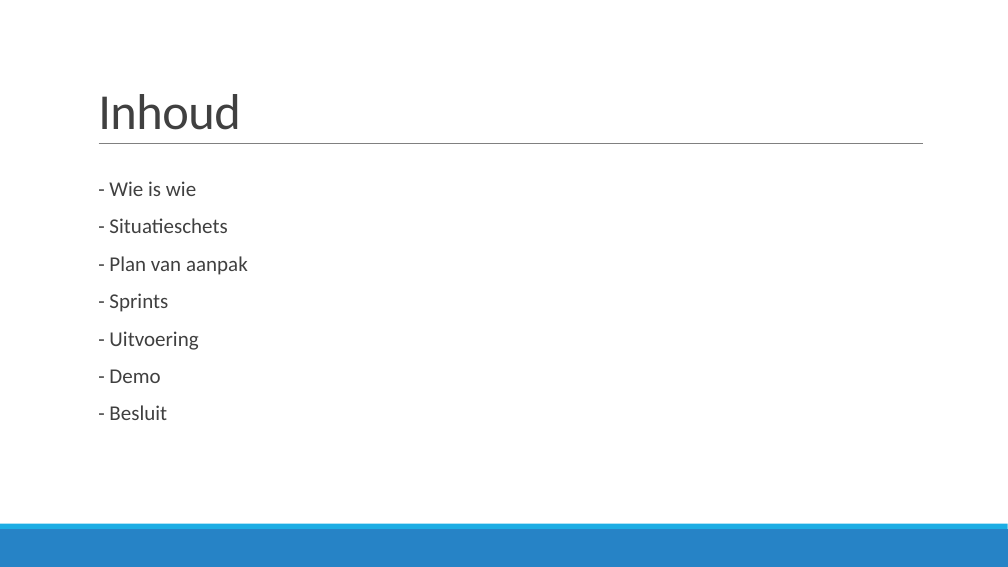
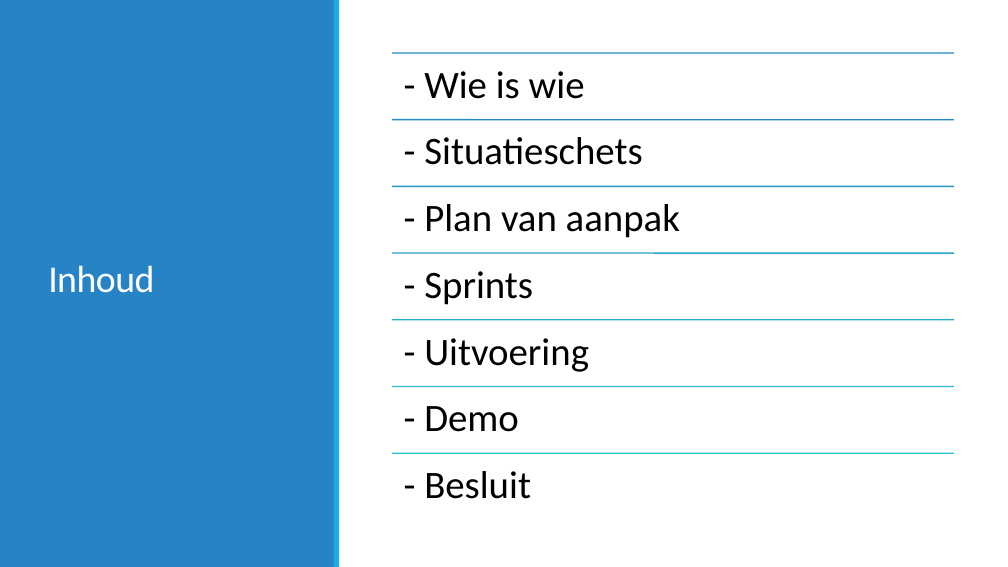
Before and after one commit to JouriTas/Projectwerk-IT-project, a slide deck: slide 2 of Scrum Artifacts/Sprint5/IT-Projectwerk 2022.pptx. Drawn at 1008x567 pixels with LibreOffice and Linux fonts; fonts in the diff are those of the drawing. Boxes give left, top, right and bottom in pixels: in the first picture for what was removed or moved away, otherwise in the second. Text is boxed around its words. In the diff, an @@ line names an element or a change of style, - is before the commit and + after.

```diff
--- a/Scrum Artifacts/Sprint5/IT-Projectwerk 2022.pptx
+++ b/Scrum Artifacts/Sprint5/IT-Projectwerk 2022.pptx
@@ rectangle added at [0, 0, 335, 567], fill #2683C6 @@
@@ rectangle added at [1, 0, 1008, 567], fill #FFFFFF @@
@@ rectangle added at [334, 0, 340, 567], fill #1CADE4 @@
@@ title "Inhoud": place and size @@
-title "Inhoud" at [98, 94, 240, 130]
+title "Inhoud" at [48, 265, 154, 293]
@@ title "Inhoud" at [48, 265, 154, 293]: size 48 to 36 pt, text colour #404040 to #FFFFFF; vertical alignment bottom to middle @@
@@ line removed from (99, 144) to (923, 144) @@
@@ text removed at [109, 181, 248, 420] @@
-  - Wie is wie
-  - Situatieschets
-  - Plan van aanpak
-  - Sprints
-  - Uitvoering
-  - Demo
-  - Besluit
@@ group added at [392, 53, 954, 499]: 7 lines, 7 texts @@
+- Wie is wie
+- Situatieschets
+- Plan van aanpak
+- Sprints
+- Uitvoering
+- Demo
+- Besluit
```
Also in this commit, not shown: 4 other slides changed.
